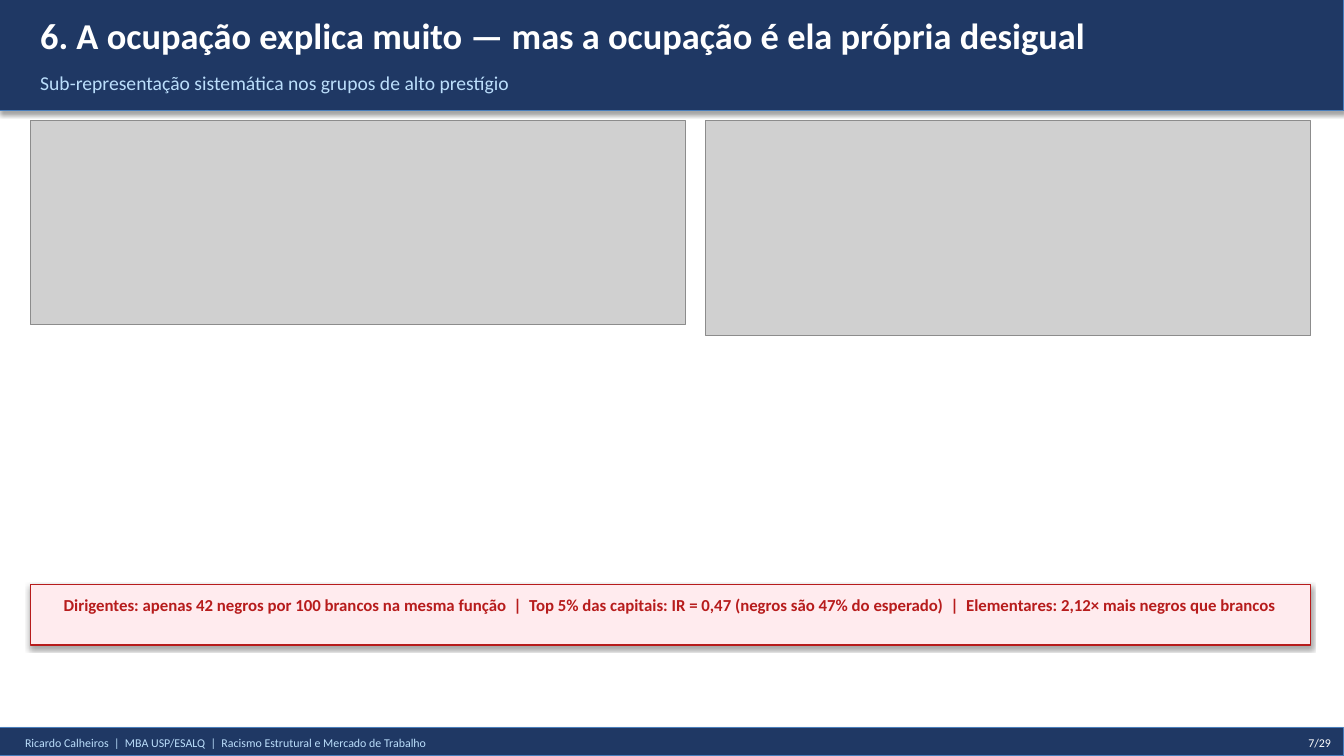
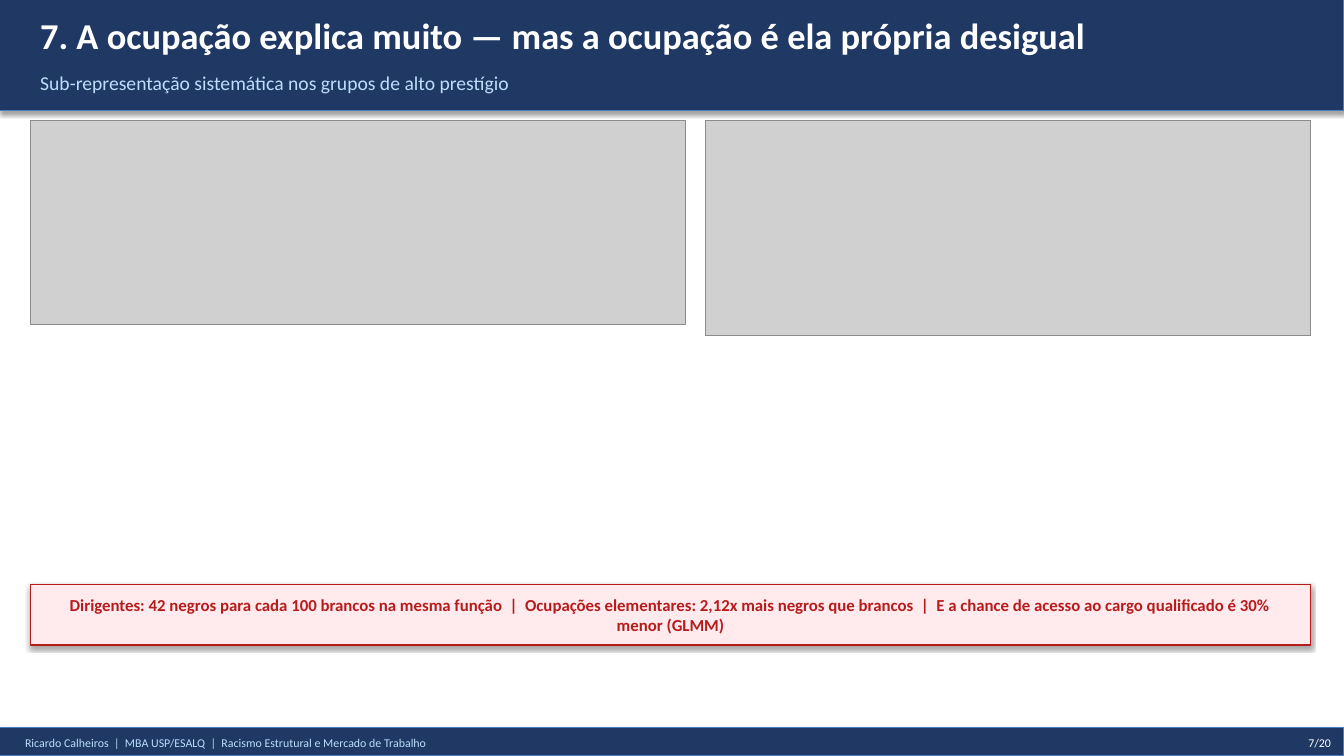
Before and after one commit to rickinrj-ux/ProjetoRacismoPNAD, a slide deck: slide 9 of entregaveis/apresentacao_tcc.pptx (slide 7 before the commit). Drawn at 1344x756 pixels with LibreOffice and Linux fonts; fonts in the diff are those of the drawing; grey boxes stand for pictures. Boxes give left, top, right and bottom in pixels: in the first picture for what was removed or moved away, otherwise in the second. Text is boxed around its words. In the diff, an @@ line names an element or a change of style, - is before the commit and + after.

```diff
--- a/entregaveis/apresentacao_tcc.pptx
+++ b/entregaveis/apresentacao_tcc.pptx
@@ text at <box>40,23,1085,55</box>: text changed @@
-6. A ocupação explica muito — mas a ocupação é ela própria desigual
+7. A ocupação explica muito — mas a ocupação é ela própria desigual
@@ text at <box>70,599,1269,634</box>: text changed @@
-Dirigentes: apenas 42 negros por 100 brancos na mesma função | Top 5% das capitais: IR = 0,47 (negros são 47% do esperado) | Elementares: 2,12× mais negros que brancos
+Dirigentes: 42 negros para cada 100 brancos na mesma função | Ocupações elementares: 2,12x mais negros que brancos | E a chance de acesso ao cargo qualificado é 30% menor (GLMM)
@@ text at <box>1308,739,1331,748</box>: text changed @@
-7/29
+7/20
```
Also in this commit, not shown: 16 other slides changed, 3 slides added, 3 slides removed, 1 other file.
